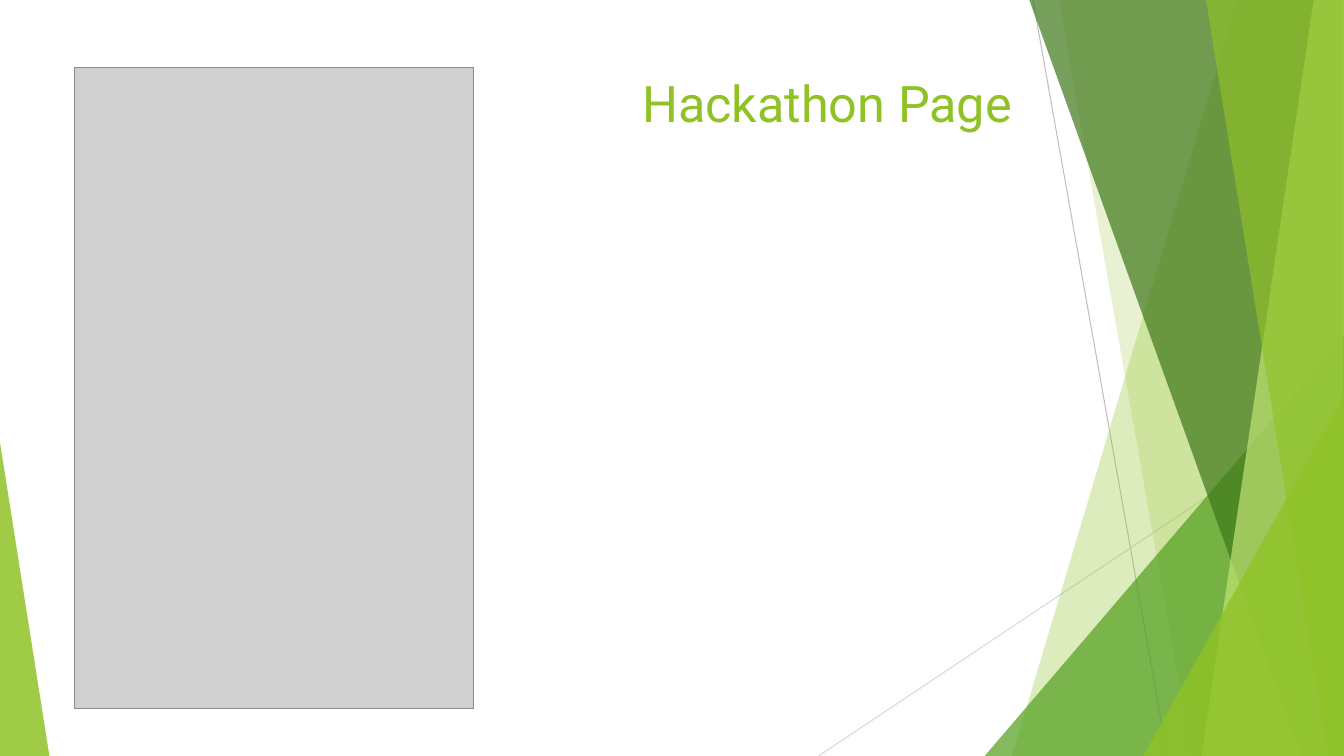
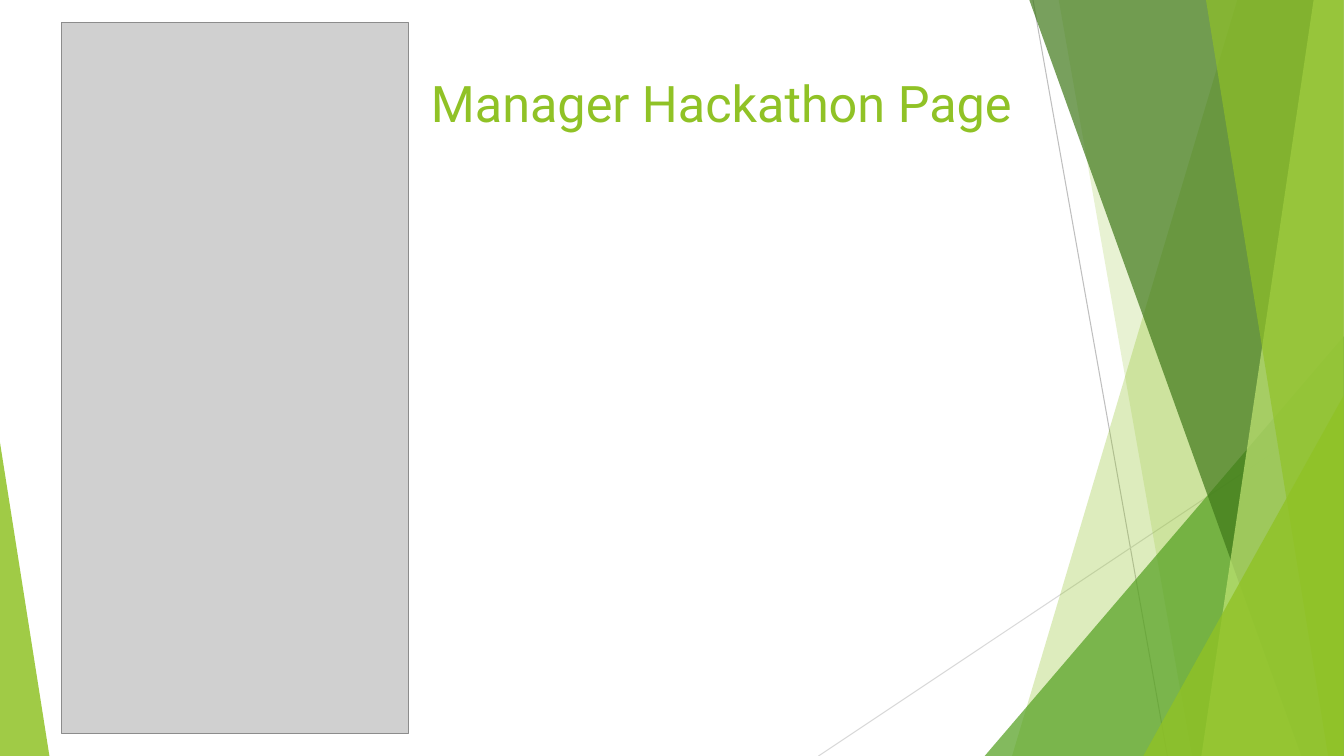
Before and after one commit to talgro/Appckathon, a slide deck: slide 19 of מצגת האקתון.pptx. Drawn at 1344x756 pixels with LibreOffice and Linux fonts; fonts in the diff are those of the drawing; grey boxes stand for pictures. Boxes give left, top, right and bottom in pixels: in the first picture for what was removed or moved away, otherwise in the second. Text is boxed around its words. In the diff, an @@ line names an element or a change of style, - is before the commit and + after.

Commit message:
edited presentation

```diff
--- a/מצגת האקתון.pptx
+++ b/מצגת האקתון.pptx
@@ picture: place and size @@
-picture at (75, 68, 474, 709)
+picture at (62, 22, 408, 733)
@@ title at (431, 84, 1012, 133): text changed @@
-Hackathon Page
+Manager Hackathon Page
```
Also in this commit, not shown: 5 other slides changed, 2 slides added.
